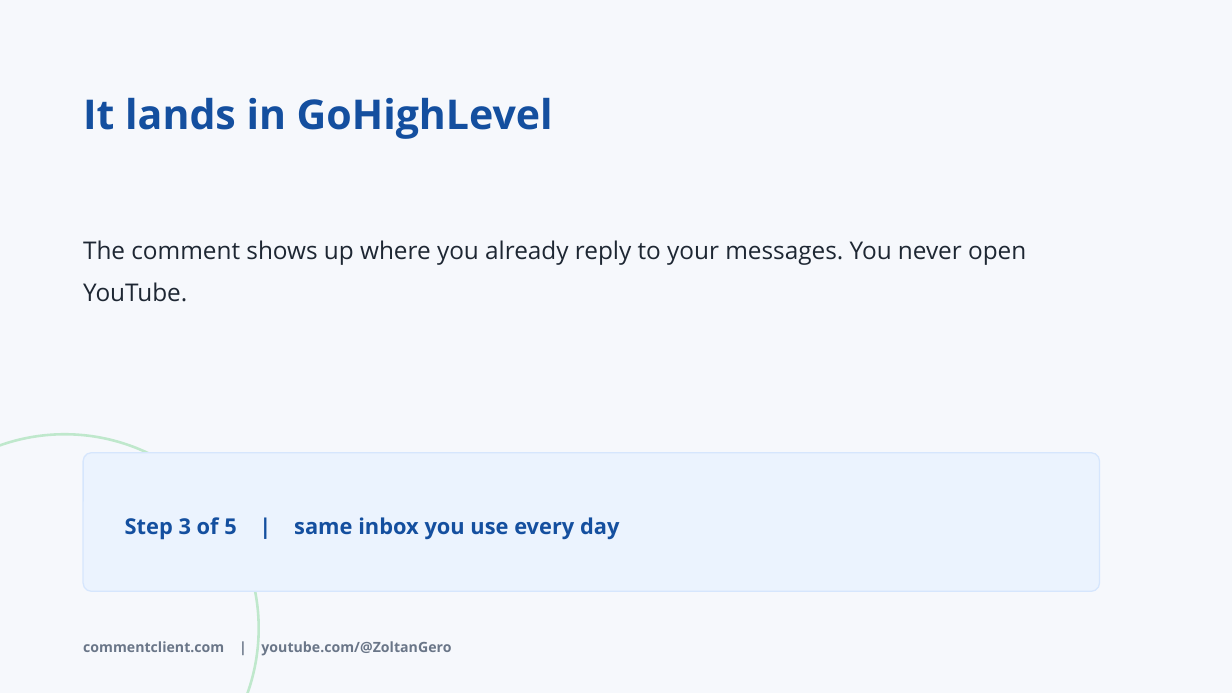
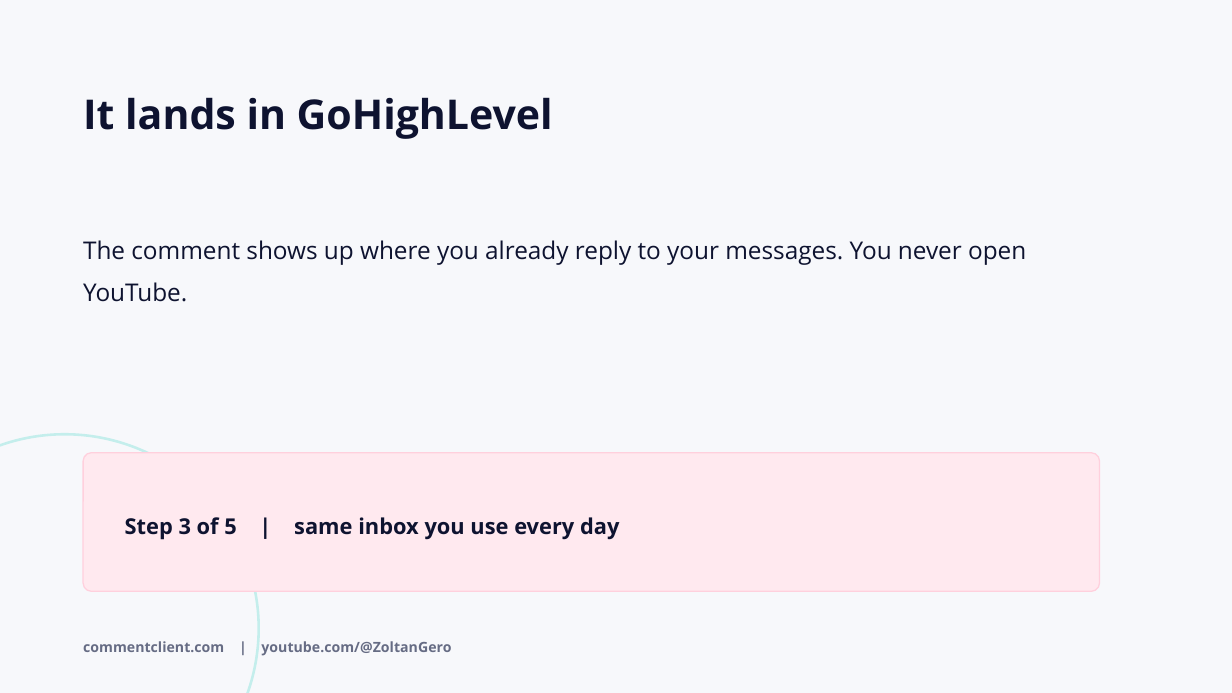
Before and after one commit to YogiZoli/design-system, a slide deck: slide 6 of tools/pptx-template/samples/C2C_Lead_Magnet_Promo.pptx. Drawn at 1232x693 pixels with LibreOffice and Linux fonts; fonts in the diff are those of the drawing. Boxes give left, top, right and bottom in pixels: in the first picture for what was removed or moved away, otherwise in the second. Text is boxed around its words. In the diff, an @@ line names an element or a change of style, - is before the commit and + after.

```diff
--- a/tools/pptx-template/samples/C2C_Lead_Magnet_Promo.pptx
+++ b/tools/pptx-template/samples/C2C_Lead_Magnet_Promo.pptx
@@ background #F6F8FC to #F7F8FB @@
@@ text "It lands in GoHighLevel" at bbox=[83, 97, 553, 139]: text colour #144F9F to #0E1330 @@
@@ text "The comment shows up where ..." at bbox=[83, 240, 1026, 302]: text colour #1E2733 to #0E1330 @@
@@ ellipse at bbox=[0, 434, 259, 693]: outline #BFE8CC 2 pt to #C4EEEC 2 pt @@
@@ rounded rectangle at bbox=[83, 453, 1100, 592]: fill #EBF3FE to #FFE9EF; outline #D6E6FD 1 pt to #FFD0DD 1 pt @@
@@ text "Step 3 of 5 | ..." at bbox=[125, 517, 619, 540]: text colour #144F9F to #0E1330 @@
@@ text "commentclient.com | youtube.com/@ZoltanGero" at bbox=[83, 641, 451, 656]: text colour #6A7688 to #666C84 @@
```
Also in this commit, not shown: 9 other slides changed, 10 other files.
